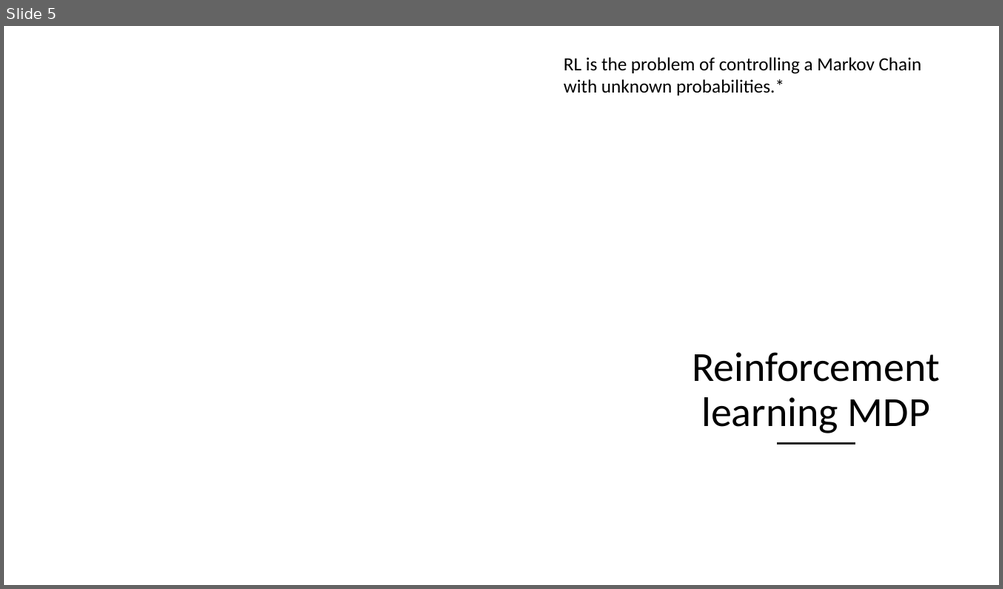
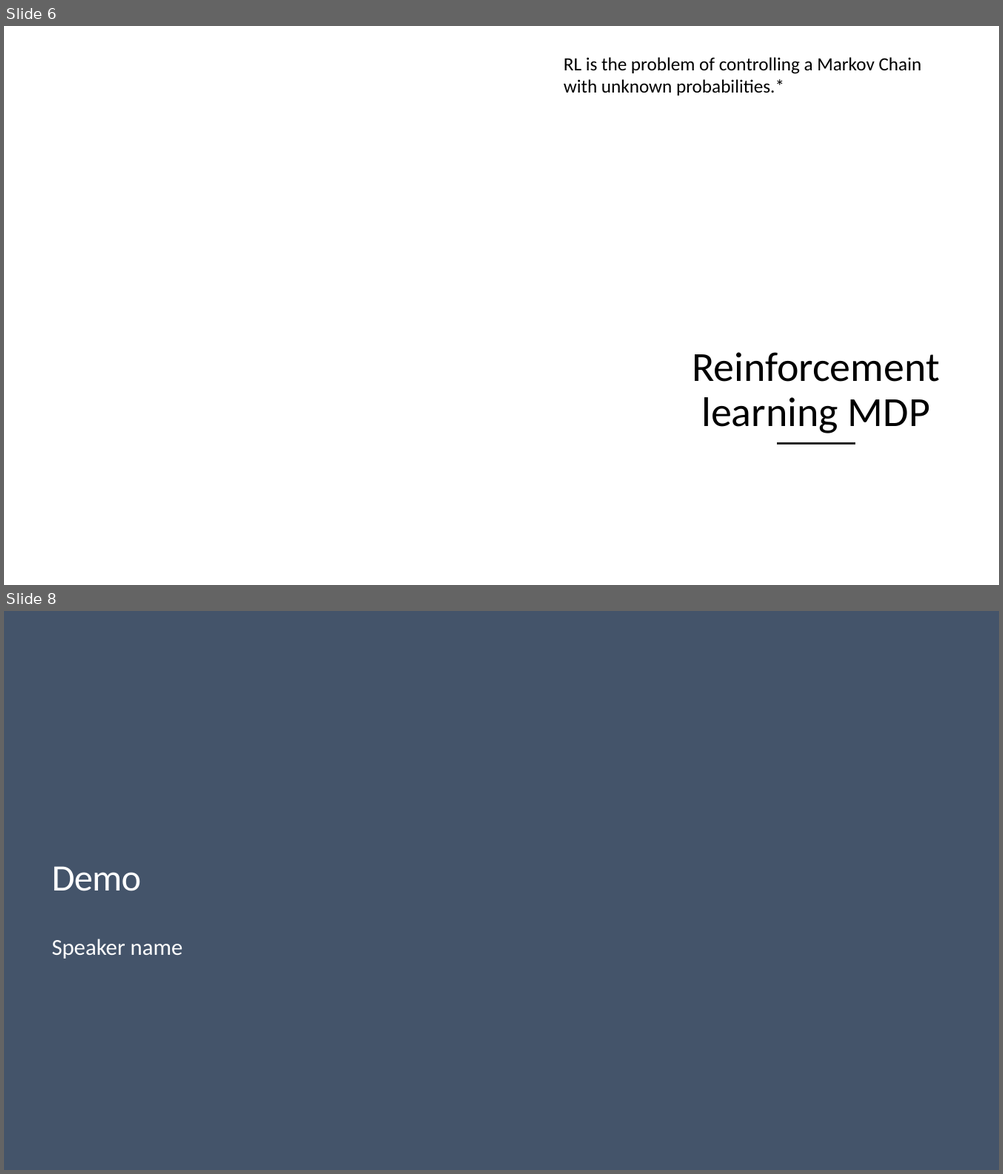
Before and after one commit to microsoft/ICSE2019, a slide deck: Rlearning/RL_ICSE.pptx. Shown one above the other, each under a label of ours: slide 5 before the commit, slides 6 and 8 after it; the slides between them are not shown. The pictures are 1003x589 and 1003x1174 pixels, drawn with LibreOffice and Linux fonts; fonts in the diff are those of the drawing; background and template pictures are left out. Boxes give left, top, right and bottom in pixels: in the first picture for what was removed or moved away, otherwise in the second. Text is boxed around its words. In the diff, an @@ line names an element or a change of style, - is before the commit and + after.

```diff
--- a/Rlearning/RL_ICSE.pptx
+++ b/Rlearning/RL_ICSE.pptx
@@ slide 8 added at (x1=4, y1=611, x2=999, y2=1170), background picture (left out) @@
@@ title added at (x1=52, y1=866, x2=142, y2=891), 36 pt, text #FFFFFF @@
+Demo
@@ text added at (x1=52, y1=939, x2=183, y2=959), 22 pt, text #FFFFFF @@
+Speaker name
@@ what was slide 5 is now slide 6 @@
```
Also in this commit, not shown: 4 other slides added, 19 other files.
